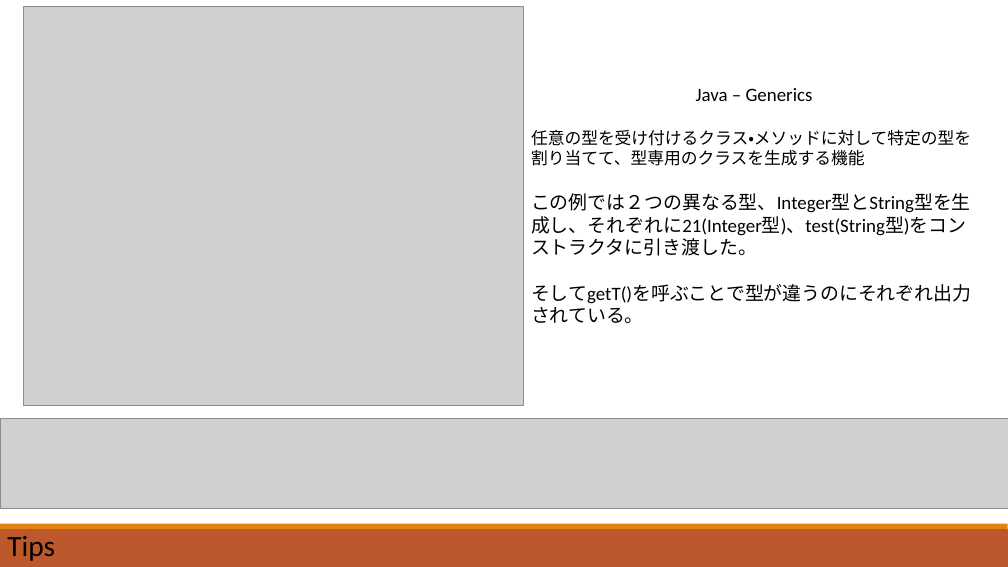
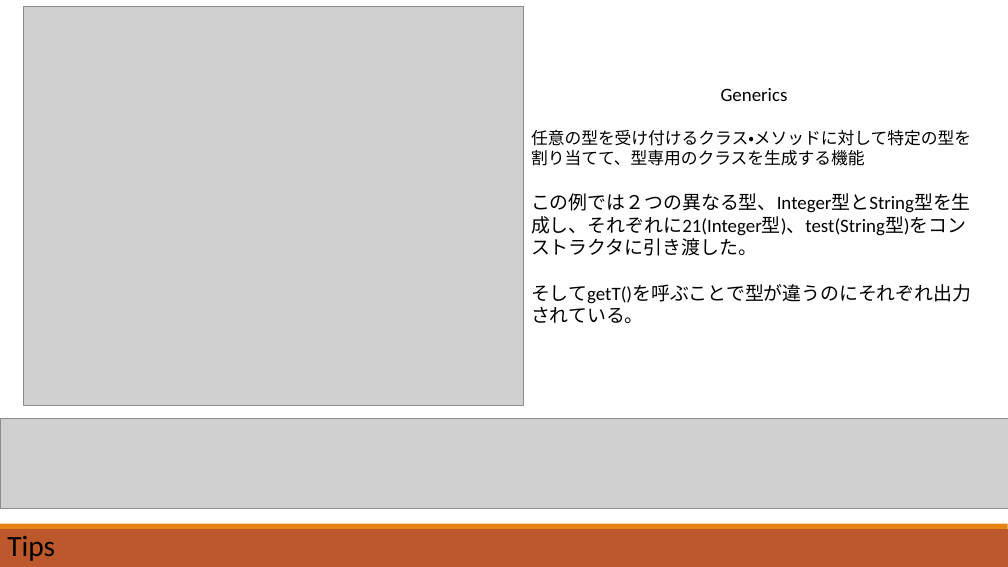
Before and after one commit to BanCards/ACSYSTEM, a slide deck: slide 1 of Tasks/99_課題/04_1120/ACSYSTEM_Tips4.pptx. Drawn at 1008x567 pixels with LibreOffice and Linux fonts; fonts in the diff are those of the drawing; grey boxes stand for pictures. Boxes give left, top, right and bottom in pixels: in the first picture for what was removed or moved away, otherwise in the second. Text is boxed around its words. In the diff, an @@ line names an element or a change of style, - is before the commit and + after.

```diff
--- a/Tasks/99_課題/04_1120/ACSYSTEM_Tips4.pptx
+++ b/Tasks/99_課題/04_1120/ACSYSTEM_Tips4.pptx
@@ text at <box>721,88,788,101</box>: text changed @@
-Java – Generics
+Generics
```
Also in this commit, not shown: 7 other files.
